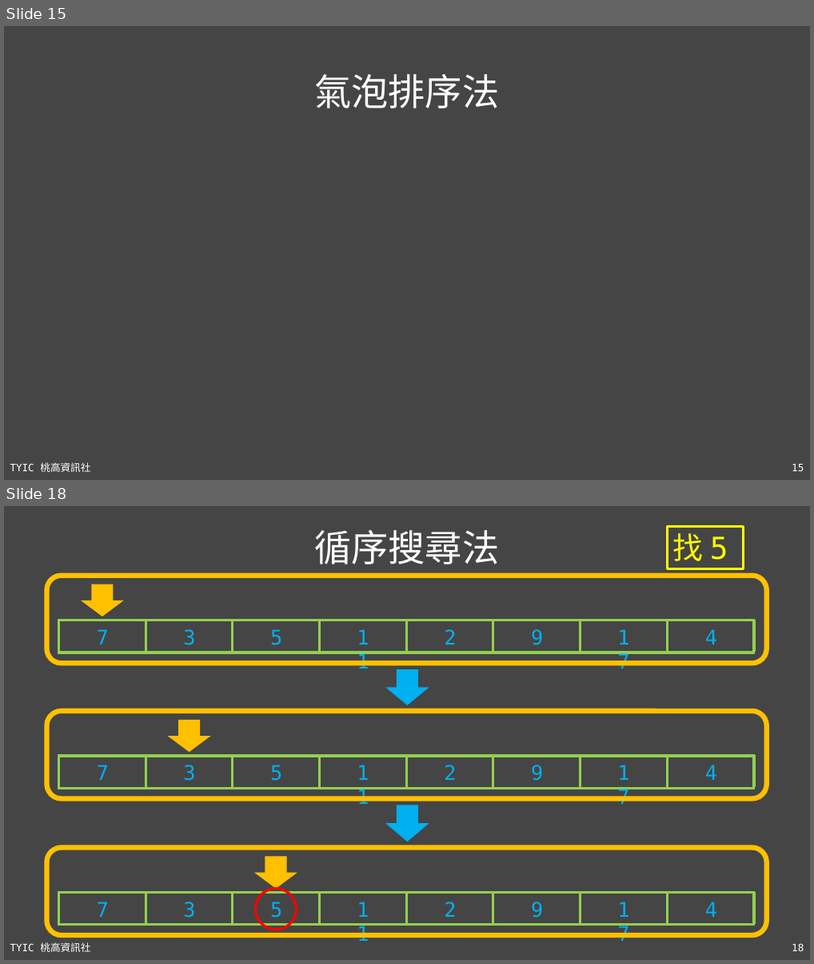
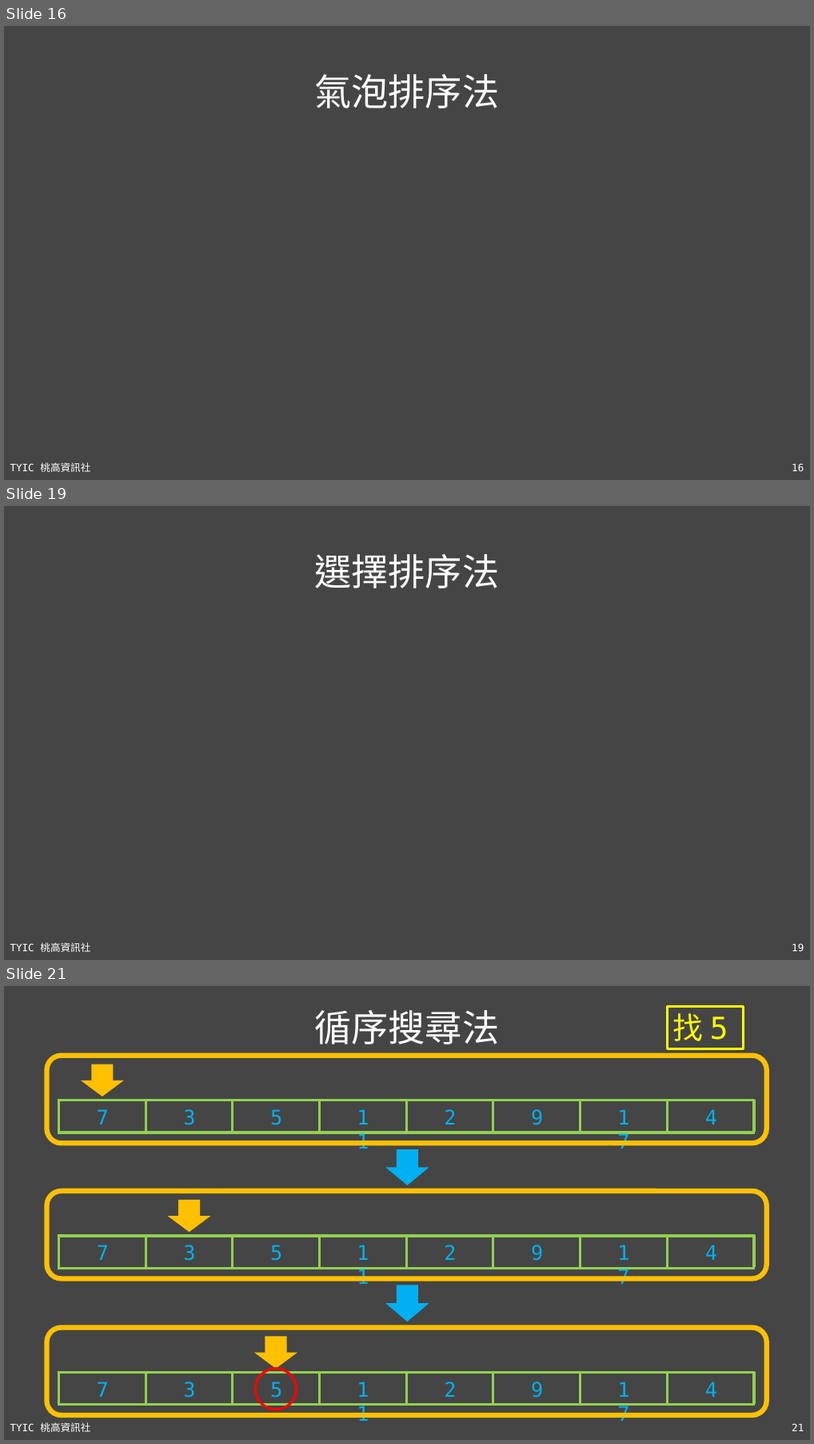
Before and after one commit to TYSHIC/slides, a slide deck: ppt/90_基礎資料結構與演算法.pptx. Shown one above the other, each under a label of ours: slides 15 and 18 before the commit, slides 16, 19 and 21 after it; the slides between them are not shown. The pictures are 814x964 and 814x1444 pixels, drawn with LibreOffice and Linux fonts; fonts in the diff are those of the drawing; grey boxes stand for pictures. Boxes give left, top, right and bottom in pixels: in the first picture for what was removed or moved away, otherwise in the second. Text is boxed around its words. In the diff, an @@ line names an element or a change of style, - is before the commit and + after.

```diff
--- a/ppt/90_基礎資料結構與演算法.pptx
+++ b/ppt/90_基礎資料結構與演算法.pptx
@@ slide 19 added at (4,506,810,960), background #454545; not listed: 2 template elements that a slide beside it also shows @@
@@ title added at (314,554,499,588), 44 pt, text #FFFFFF @@
+選擇排序法
@@ what was slide 15 is now slide 16 @@
@@ page number at (792,463,804,471): text changed @@
-15
+16
@@ what was slide 18 is now slide 21 @@
@@ page number at (792,1423,804,1431): text changed @@
-18
+21
```
Also in this commit, not shown: 2 slides changed, 2 other slides added, 1 other file.
